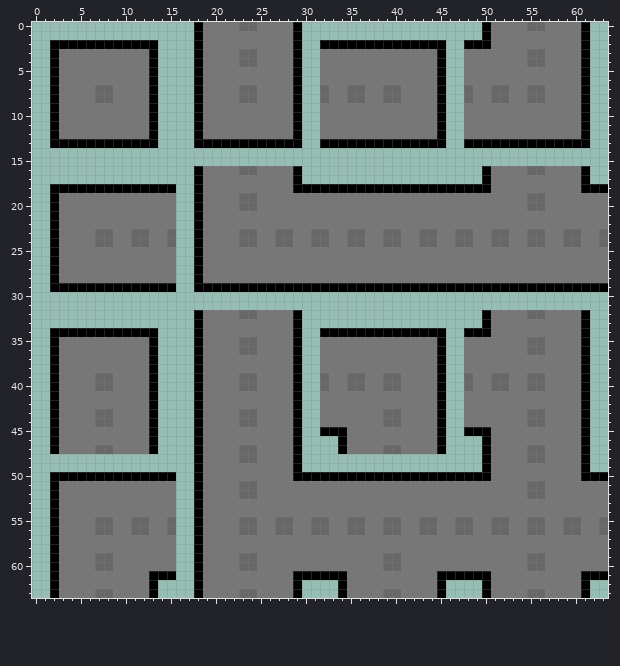
Two versions of one pixel-art sprite, dev/png/optimalTilesetCardinal.png. Above: the version before the commit.
The file is 64x64 pixels.
Now the later version:
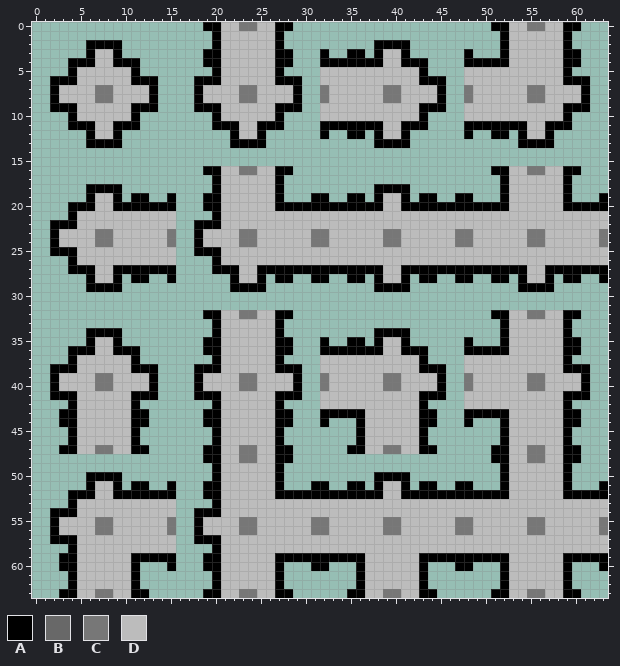
Palette (. is transparent): A #000000  B #686868  C #777777  D #bcbcbc
The exact change:
Changed rows in their new state; - is an unchanged pixel.
first column x 2:
 0 ----------------.AADDCCDDAA.--------------------.AADDCCDDAA.--
 1 ----------------..ADDDDDDA..--------------------..ADDDDDDA..--
 2 ....----....----..ADDDDDDA..--......----....--....ADDDDDDA..--
 3 ....ADDA....----.AADDDDDDAA.--A..AA.ADDA....--A...ADDDDDDAA.--
 4 ..AAADDAAA..----.AADDDDDDAA.--AAAAAAADDAAA..--AAAAADDDDDDAA.--
 5 ..ADDDDDDA..----..ADDDDDDA..--DDDDDDDDDDDA..--DDDDDDDDDDDA..--
 6 -AADDDDDDAA------AADDDDDDAA---DDDDDDDDDDDAA---DDDDDDDDDDDAA---
 7 -DDDDCCDDDD------DDDDCCDDDD---CDDDDDDCCDDDD---CDDDDDDCCDDDD---
 8 -DDDDCCDDDD------DDDDCCDDDD---CDDDDDDCCDDDD---CDDDDDDCCDDDD---
 9 -AADDDDDDAA------AADDDDDDAA---DDDDDDDDDDDAA---DDDDDDDDDDDAA---
10 ..ADDDDDDA..----..ADDDDDDA..--DDDDDDDDDDDA..--DDDDDDDDDDDA..--
11 ..AAADDAAA..----..AAADDAAA..--AAAAAAADDAAA..--AAAAAAADDAAA..--
12 ....ADDA....----....ADDA....--A..AA.ADDA....--A..AA.ADDA....--
13 ....----....----....----....--......----....--......----....--
16 ----------------.AADDCCDDAA.--------------------.AADDCCDDAA.--
17 ----------------..ADDDDDDA..--------------------..ADDDDDDA..--
18 ....----......--..ADDDDDDA..........----..........ADDDDDDA....
19 ....ADDA.AA..A--.AADDDDDDA...AA..AA.ADDA.AA..AA...ADDDDDDA...A
20 ..AAADDAAAAAAA--.AADDDDDDAAAAAAAAAAAADDAAAAAAAAAAAADDDDDDAAAAA
21 ..ADDDDDDDDDDD--..ADDDDDDDDDDDDDDDDDDDDDDDDDDDDDDDDDDDDDDDDDDD
22 -AADDDDDDDDDDD---AADDDDDDDDDDDDDDDDDDDDDDDDDDDDDDDDDDDDDDDDDDD
23 -DDDDCCDDDDDDC---DDDDCCDDDDDDCCDDDDDDCCDDDDDDCCDDDDDDCCDDDDDDC
24 -DDDDCCDDDDDDC---DDDDCCDDDDDDCCDDDDDDCCDDDDDDCCDDDDDDCCDDDDDDC
25 -AADDDDDDDDDDD---AADDDDDDDDDDDDDDDDDDDDDDDDDDDDDDDDDDDDDDDDDDD
26 ..ADDDDDDDDDDD--..ADDDDDDDDDDDDDDDDDDDDDDDDDDDDDDDDDDDDDDDDDDD
27 ..AAADDAAAAAAA--..AAADDAAAAAAAAAAAAAADDAAAAAAAAAAAAAADDAAAAAAA
28 ....ADDA.AA..A--....ADDA.AA..AA..AA.ADDA.AA..AA..AA.ADDA.AA..A
29 ....----......--....----............----............----......
32 ----------------.AADDCCDDAA.--------------------.AADDCCDDAA.--
33 ----------------..ADDDDDDA..--------------------..ADDDDDDA..--
34 ....----....----..ADDDDDDA..--......----....--....ADDDDDDA..--
35 ....ADDA....----.AADDDDDDAA.--A..AA.ADDA....--A...ADDDDDDAA.--
36 ..AAADDAAA..----.AADDDDDDAA.--AAAAAAADDAAA..--AAAAADDDDDDAA.--
37 ..ADDDDDDA..----..ADDDDDDA..--DDDDDDDDDDDA..--DDDDDDDDDDDA..--
38 -AADDDDDDAA------AADDDDDDAA---DDDDDDDDDDDAA---DDDDDDDDDDDAA---
39 -DDDDCCDDDD------DDDDCCDDDD---CDDDDDDCCDDDD---CDDDDDDCCDDDD---
40 -DDDDCCDDDD------DDDDCCDDDD---CDDDDDDCCDDDD---CDDDDDDCCDDDD---
41 -AADDDDDDAA------AADDDDDDAA---DDDDDDDDDDDAA---DDDDDDDDDDDAA---
42 ..ADDDDDDA..----..ADDDDDDA..--DDDDDDDDDDDA..--DDDDDDDDDDDA..--
43 .AADDDDDDAA.----.AADDDDDDAA.--AAAAADDDDDDAA.--AAAAADDDDDDAA.--
44 .AADDDDDDAA.----.AADDDDDDAA.--A...ADDDDDDAA.--A...ADDDDDDAA.--
45 ..ADDDDDDA..----..ADDDDDDA..--....ADDDDDDA..--....ADDDDDDA..--
46 ..ADDDDDDA..----..ADDDDDDA..----..ADDDDDDA..----..ADDDDDDA..--
47 .AADDCCDDAA.----.AADDCCDDAA.----.AADDCCDDAA.----.AADDCCDDAA.--
48 ----------------.AADDCCDDAA.--------------------.AADDCCDDAA.--
49 ----------------..ADDDDDDA..--------------------..ADDDDDDA..--
50 ....----......--..ADDDDDDA..........----..........ADDDDDDA....
51 ....ADDA.AA..A--.AADDDDDDA...AA..AA.ADDA.AA..AA...ADDDDDDA...A
52 ..AAADDAAAAAAA--.AADDDDDDAAAAAAAAAAAADDAAAAAAAAAAAADDDDDDAAAAA
53 ..ADDDDDDDDDDD--..ADDDDDDDDDDDDDDDDDDDDDDDDDDDDDDDDDDDDDDDDDDD
54 -AADDDDDDDDDDD---AADDDDDDDDDDDDDDDDDDDDDDDDDDDDDDDDDDDDDDDDDDD
55 -DDDDCCDDDDDDC---DDDDCCDDDDDDCCDDDDDDCCDDDDDDCCDDDDDDCCDDDDDDC
56 -DDDDCCDDDDDDC---DDDDCCDDDDDDCCDDDDDDCCDDDDDDCCDDDDDDCCDDDDDDC
57 -AADDDDDDDDDDD---AADDDDDDDDDDDDDDDDDDDDDDDDDDDDDDDDDDDDDDDDDDD
58 ..ADDDDDDDDDDD--..ADDDDDDDDDDDDDDDDDDDDDDDDDDDDDDDDDDDDDDDDDDD
59 .AADDDDDDAAAAA--.AADDDDDDAAAAAAAAAADDDDDDAAAAAAAAAADDDDDDAAAAA
60 .AADDDDDDA...A--.AADDDDDDA...AA...ADDDDDDA...AA...ADDDDDDA...A
61 ..ADDDDDDA....--..ADDDDDDA........ADDDDDDA........ADDDDDDA....
62 ..ADDDDDDA..----..ADDDDDDA..----..ADDDDDDA..----..ADDDDDDA..--
63 .AADDCCDDAA.----.AADDCCDDAA.----.AADDCCDDAA.----.AADDCCDDAA.--
Changed places in both pictures, as pixel boxes (x1, y1, x2, y2):
changed: (50, 22, 608, 598)
